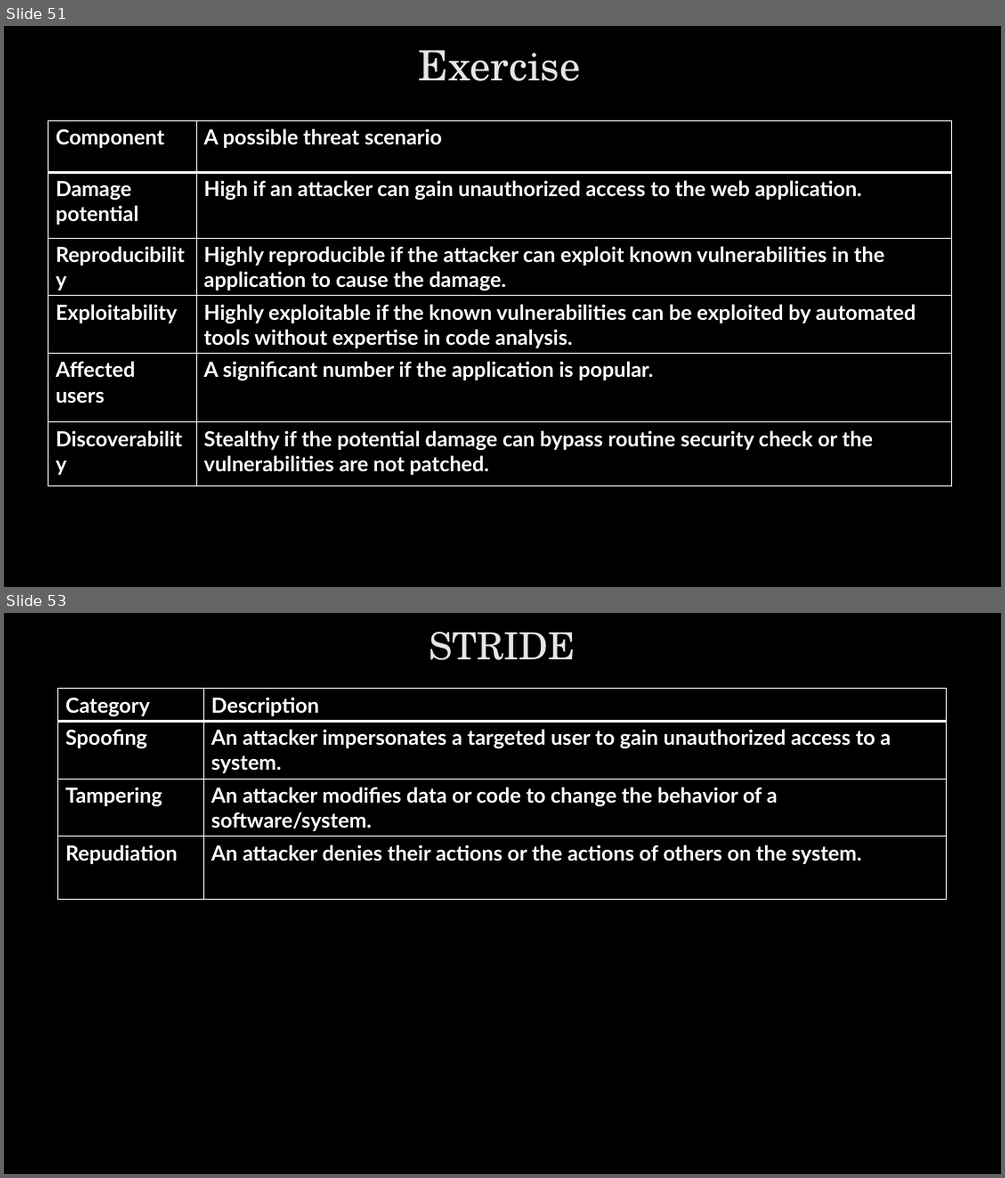
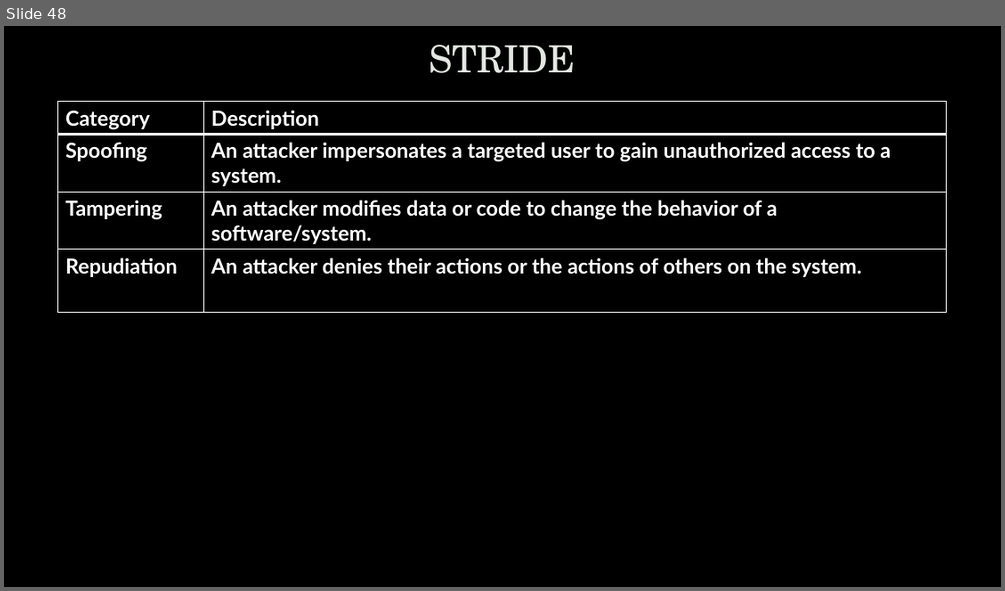
Before and after one commit to uwacyber/cits1003, a slide deck: cits1003-lecture_slides/CITS1003-6 Security Management-exercises.pptx. Shown one above the other, each under a label of ours: slides 51 and 53 before the commit, slide 48 after it; the slides between them are not shown. The pictures are 1005x1178 and 1005x591 pixels, drawn with LibreOffice and Linux fonts; fonts in the diff are those of the drawing; background and template pictures are left out. Boxes give left, top, right and bottom in pixels: in the first picture for what was removed or moved away, otherwise in the second. Text is boxed around its words. In the diff, an @@ line names an element or a change of style, - is before the commit and + after.

```diff
--- a/cits1003-lecture_slides/CITS1003-6 Security Management-exercises.pptx
+++ b/cits1003-lecture_slides/CITS1003-6 Security Management-exercises.pptx
@@ slide 51 removed at [4,26,1001,587], background picture (left out) @@
@@ title removed at [419,50,581,81] @@
-Exercise
@@ table removed at [48,121,951,486], 6 rows, 2 columns @@
-Component | A possible threat scenario
-Damage potential | High if an attacker can gain unauthorized access to the web application.
-Reproducibility | Highly reproducible if the attacker can exploit known vulnerabilities in the application to cause the damage.
-Exploitability | Highly exploitable if the known vulnerabilities can be exploited by automated tools without expertise in code analysis.
-Affected users | A significant number if the application is popular.
-Discoverability | Stealthy if the potential damage can bypass routine security check or the vulnerabilities are not patched.
@@ what was slide 53 is now slide 48 @@
```
Also in this commit, not shown: 24 slides changed, 5 slides added, 5 other slides removed.
